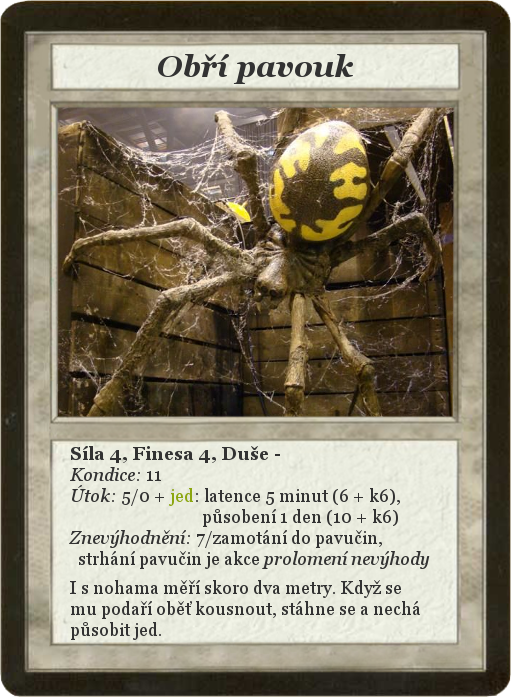
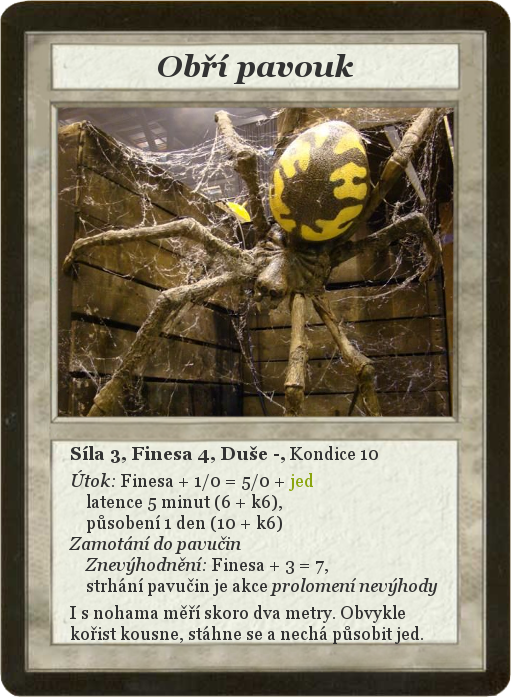
The second (511, 697) image is a revision of the first. Changes to its layers:
renamed "Síla 4, Finesa 4, Duše - ..." to "Síla 3, Finesa 4, Duše -, Kond...", painted on it over (69, 446, 438, 644)
